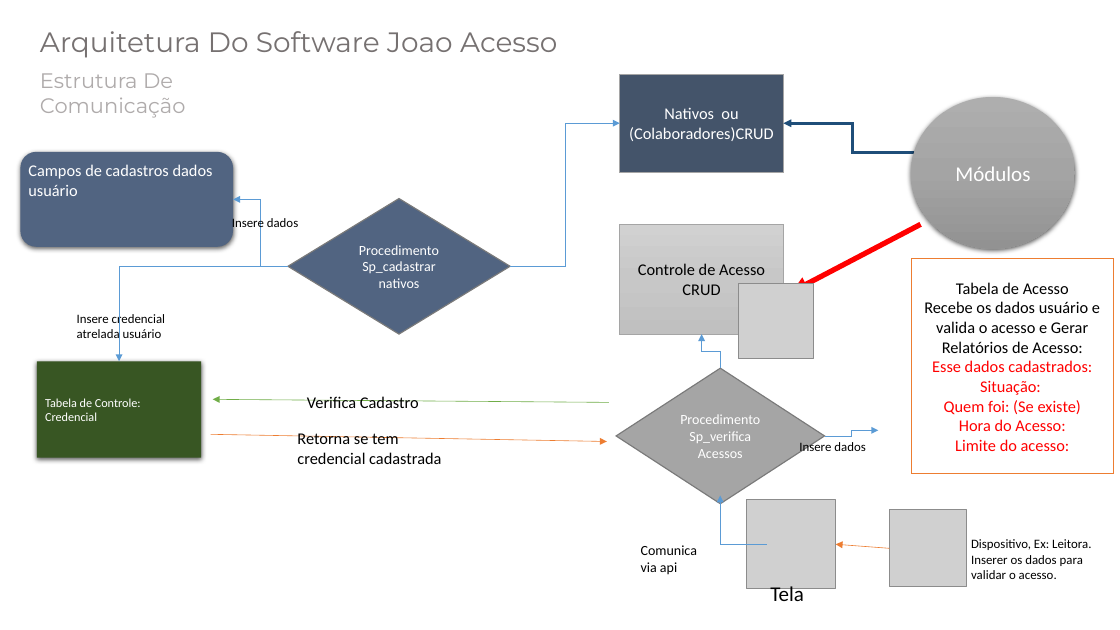
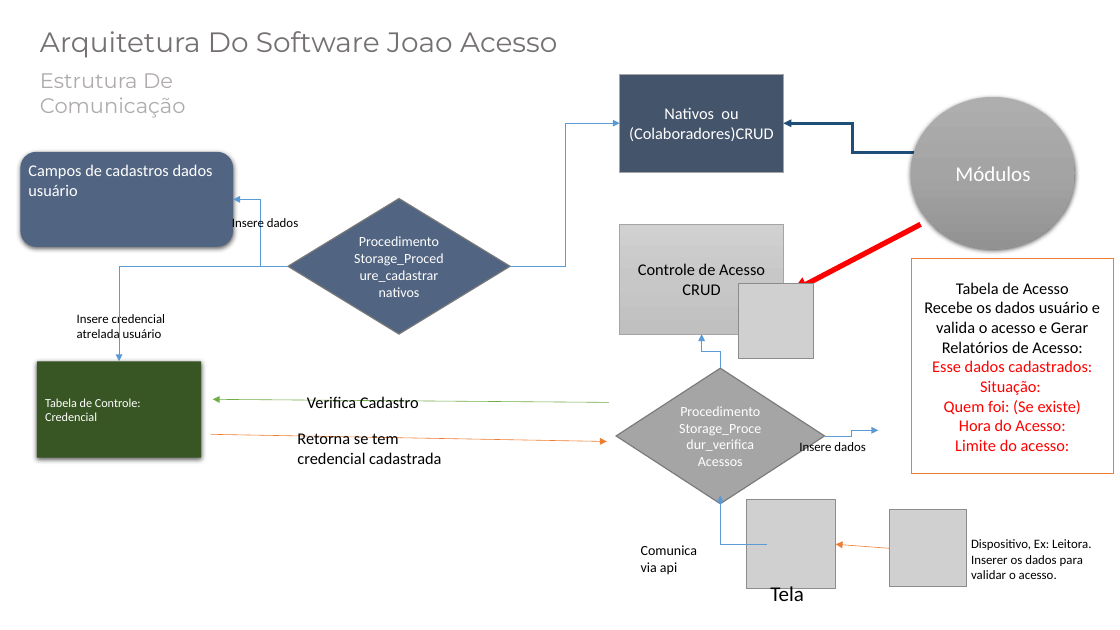
Before and after one commit to JoaoG23/Sistema-Acesso-API, a slide deck: slide 3 of Arquitetura Joao Acesso.pptx. Drawn at 1120x630 pixels with LibreOffice and Linux fonts; fonts in the diff are those of the drawing; grey boxes stand for pictures. Boxes give left, top, right and bottom in pixels: in the first picture for what was removed or moved away, otherwise in the second. Text is boxed around its words. In the diff, an @@ line names an element or a change of style, - is before the commit and + after.

```diff
--- a/Arquitetura Joao Acesso.pptx
+++ b/Arquitetura Joao Acesso.pptx
@@ text in diamond at (354,236,443,297): text changed @@
-Procedimento Sp_cadastrar nativos
+Procedimento Storage_Procedure_cadastrar nativos
@@ text in diamond at (679,424,761,466): text changed @@
-Sp_verifica Acessos
+Storage_Procedur_verifica Acessos
```
Also in this commit, not shown: 2 other slides changed, 1 other file.
